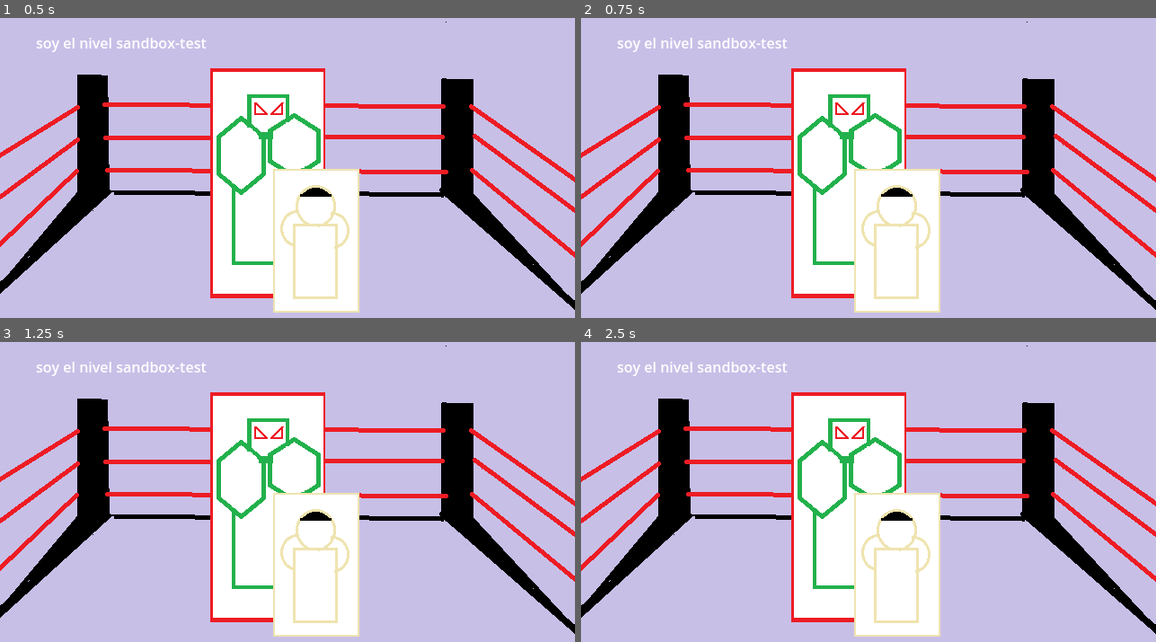
Above: before the commit, frames 1-4 (two rows, left to right).
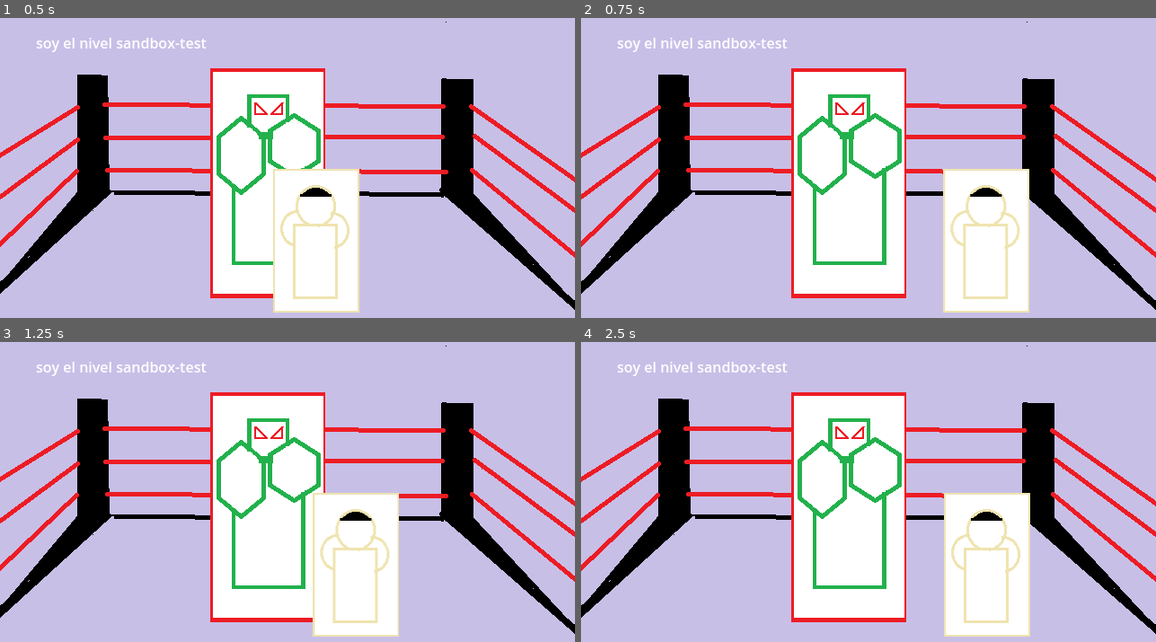
Above: after the commit, the same moments.

Repository: kevinesaa/edge-combat
Game: Godot game, scene res://sandbox/level_sandbox_scene.tscn
Same seed, same stepped clock (60 frames per second), same inputs: the game is played once before the commit and once after it. This scene is started directly instead of the project's main scene.
Inputs (mouse positions are in pixels of both pictures, inside the frame that each line leads up to):
- Up to frame 1 (0.5 s): no input
- Up to frame 2 (0.75 s): tap Enter at 0.5 s; move the mouse to (995, 165) at 0.52 s; hold Right (right) from 0.53 s (still down); click (995, 165) at 0.67 s
- Up to frame 3 (1.25 s): keep holding Right (right)
- Up to frame 4 (2.5 s): release Right (right) at 1.25 s; drag from (753, 519) to (839, 567) at 1.27 s; tap Space at 2 s; move the mouse to (926, 432) at 2.02 s; hold Right (right) from 2.03 s (still down)

Frame 1 is identical in both runs. In frame 2, 12% of the frame differs, in the area x 47-78%, y 50-99%; in frame 3, 5.6%; in frame 4, 12%.

Commit message:
add side movement

Diff:
--- a/sandbox/scripts/PlayerInputKeybordSandbox.gd
+++ b/sandbox/scripts/PlayerInputKeybordSandbox.gd
@@ -9,10 +9,18 @@
 func _process(delta):
 	if(Input.is_action_just_pressed("right")):
 		notify_swipe_right()
-	pass
+	if(Input.is_action_just_pressed("left")):
+		notify_swipe_left()
+
 
 func notify_swipe_right():
 	var input:InputWrapper = InputWrapper.new()
 	input.initPosition= Vector2.ZERO
 	input.endPosition=Vector2.RIGHT
 	notify_swipe.emit(input)
+
+func notify_swipe_left():
+	var input:InputWrapper = InputWrapper.new()
+	input.initPosition= Vector2.ZERO
+	input.endPosition= Vector2.LEFT
+	notify_swipe.emit(input)
--- a/sandbox/scripts/player_controller.gd
+++ b/sandbox/scripts/player_controller.gd
@@ -1,11 +1,55 @@
 extends Node2D
 
 @onready var input:Sandbox = $input
+@onready var player_root_node = $PlayerRootNode
+
+var left_side=Vector2(252,248)
+var right_side=Vector2(452,248)
+var center=Vector2(352,248)
+
+@export var duration := 0.2 # movimiento
+@export var duration_at_side := 0.4 # pausa en los lados
+
+var start_position: Vector2
+var target_position: Vector2
+var elapsed_time := 0.0
+var elapsed_time_at_side := 0.0
+var moving := false
+
+func on_swipe_listener(input: InputWrapper):
+	if input.endPosition > input.initPosition:
+		start_movement(right_side)
+	if input.initPosition > input.endPosition:
+		start_movement(left_side)
+
+func start_movement(new_target: Vector2):
+	start_position = player_root_node.position
+	target_position = new_target
+	elapsed_time = 0.0
+	elapsed_time_at_side = 0.0
+	moving = true
 
 func _ready():
-	input.notify_swipe.connect(on_swipe_right_listener)
-	pass
+	input.notify_swipe.connect(on_swipe_listener)
 
-func on_swipe_right_listener(input: InputWrapper):
-	print("onichan")
-	pass
+func _process(delta):
+	if moving:
+		elapsed_time += delta
+		var t = clamp(elapsed_time / duration, 0.0, 1.0)
+		player_root_node.position = lerp(start_position, target_position, ease_out(t))
+		if t >= 1:#SI ya llego al destino
+			if target_position == center:
+				moving = false
+			else:
+				elapsed_time_at_side += delta
+				if elapsed_time_at_side >= duration_at_side:
+					start_movement(center)
+
+func ease_in(t):
+	return t ** 2
+
+func flip(x):
+	return 1 - x
+
+func ease_out(t):
+	return flip(ease_in(flip(t)))
